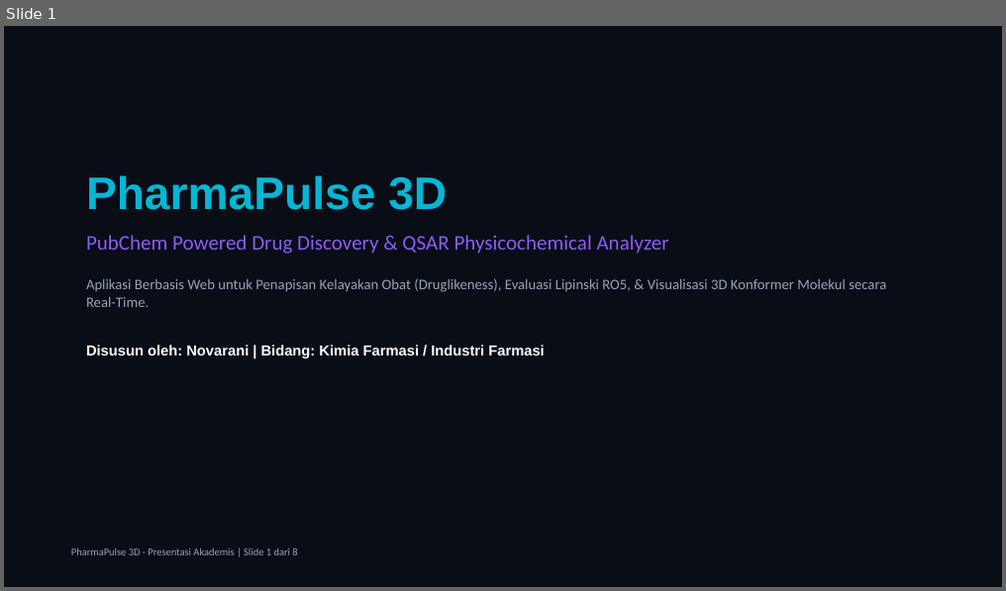
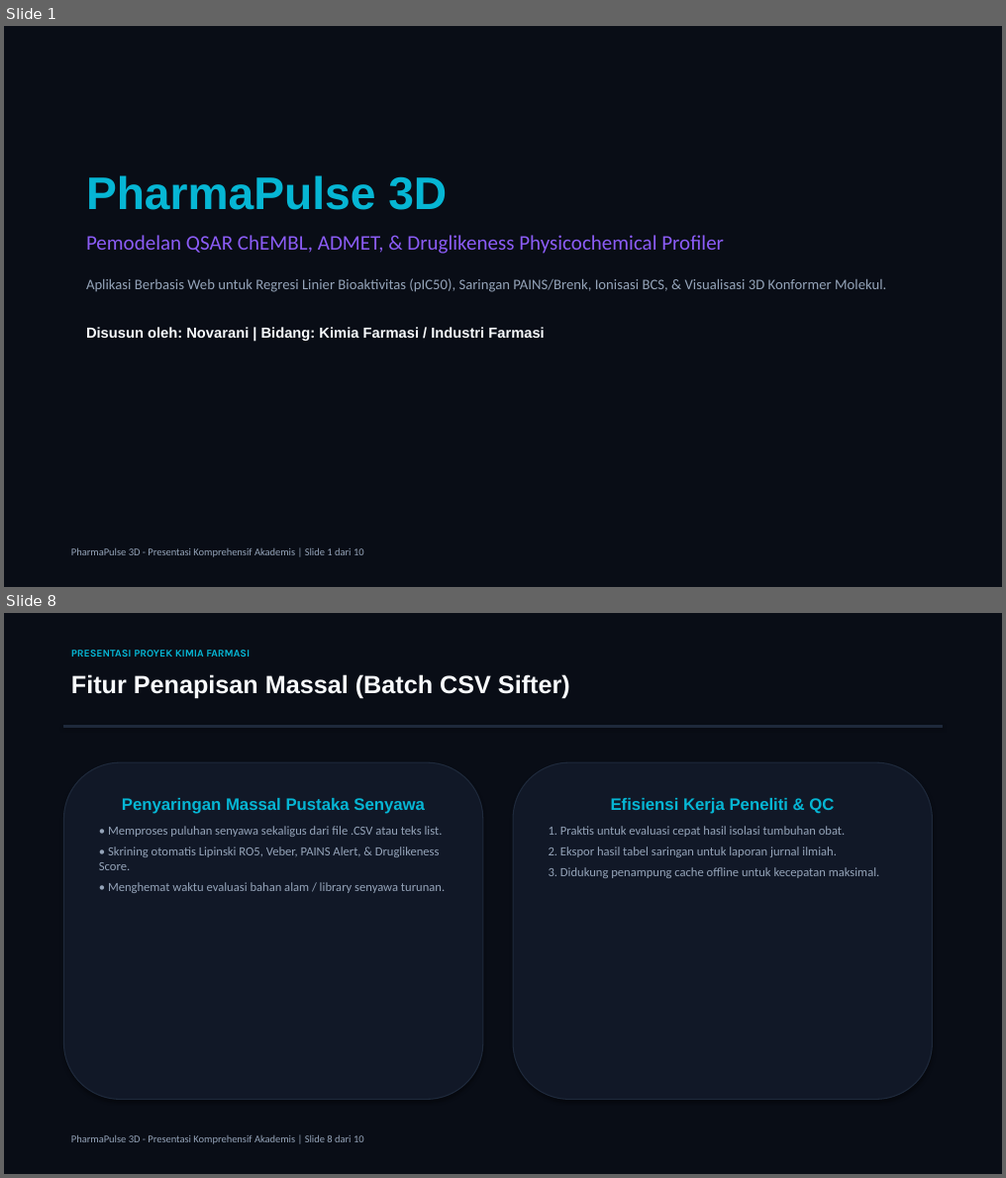
Before and after one commit to novarani1511/pharmapulse-3d, a slide deck: Presentasi_PharmaPulse_3D.pptx. Shown one above the other, each under a label of ours: slide 1 before the commit, slides 1 and 8 after it; the slides between them are not shown. The pictures are 1006x591 and 1006x1178 pixels, drawn with LibreOffice and Linux fonts; fonts in the diff are those of the drawing. Boxes give left, top, right and bottom in pixels: in the first picture for what was removed or moved away, otherwise in the second. Text is boxed around its words. In the diff, an @@ line names an element or a change of style, - is before the commit and + after.

Commit message:
Major Academic Upgrade: ChEMBL QSAR Modeling, SwissADME Radar, PAINS Alerts, BCS Ionization, & SwissADME Validation Table

```diff
--- a/Presentasi_PharmaPulse_3D.pptx
+++ b/Presentasi_PharmaPulse_3D.pptx
@@ slide 8 added at box(4, 613, 1002, 1174), background #090D16 @@
@@ text added at box(71, 650, 250, 657), 10 pt, text #06B6D4, bold @@
+PRESENTASI PROYEK KIMIA FARMASI
@@ text added at box(71, 674, 570, 699), 24 pt, text #F8FAFC, bold @@
+Fitur Penapisan Massal (Batch CSV Sifter)
@@ rectangle added at box(63, 725, 943, 727), fill #1E293B, outline #1E293B 0.75 pt @@
@@ rounded rectangle added at box(63, 762, 483, 1100), fill #111827, outline #1E293B 1 pt, 12 pt, text #94A3B8 @@
+Penyaringan Massal Pustaka Senyawa
+• Memproses puluhan senyawa sekaligus dari file .CSV atau teks list.
+• Skrining otomatis Lipinski RO5, Veber, PAINS Alert, & Druglikeness Score.
+• Menghemat waktu evaluasi bahan alam / library senyawa turunan.
@@ rounded rectangle added at box(513, 762, 933, 1100), fill #111827, outline #1E293B 1 pt, 12 pt, text #94A3B8 @@
+Efisiensi Kerja Peneliti & QC
+1. Praktis untuk evaluasi cepat hasil isolasi tumbuhan obat.
+2. Ekspor hasil tabel saringan untuk laporan jurnal ilmiah.
+3. Didukung penampung cache offline untuk kecepatan maksimal.
@@ text added at box(71, 1135, 364, 1145), 10 pt, text #94A3B8 @@
+PharmaPulse 3D - Presentasi Komprehensif Akademis | Slide 8 dari 10
@@ slide 1 changed as well @@
@@ text at box(86, 235, 886, 292): text changed @@
-PubChem Powered Drug Discovery & QSAR Physicochemical Analyzer
-Aplikasi Berbasis Web untuk Penapisan Kelayakan Obat (Druglikeness), Evaluasi Lipinski RO5, & Visualisasi 3D Konformer Molekul secara Real-Time.
+Pemodelan QSAR ChEMBL, ADMET, & Druglikeness Physicochemical Profiler
+Aplikasi Berbasis Web untuk Regresi Linier Bioaktivitas (pIC50), Saringan PAINS/Brenk, Ionisasi BCS, & Visualisasi 3D Konformer Molekul.
@@ text at box(71, 548, 364, 558): text changed @@
-PharmaPulse 3D - Presentasi Akademis | Slide 1 dari 8
+PharmaPulse 3D - Presentasi Komprehensif Akademis | Slide 1 dari 10
```
Also in this commit, not shown: 4 other slides changed, 4 other slides added, 3 slides removed, 5 other files.
